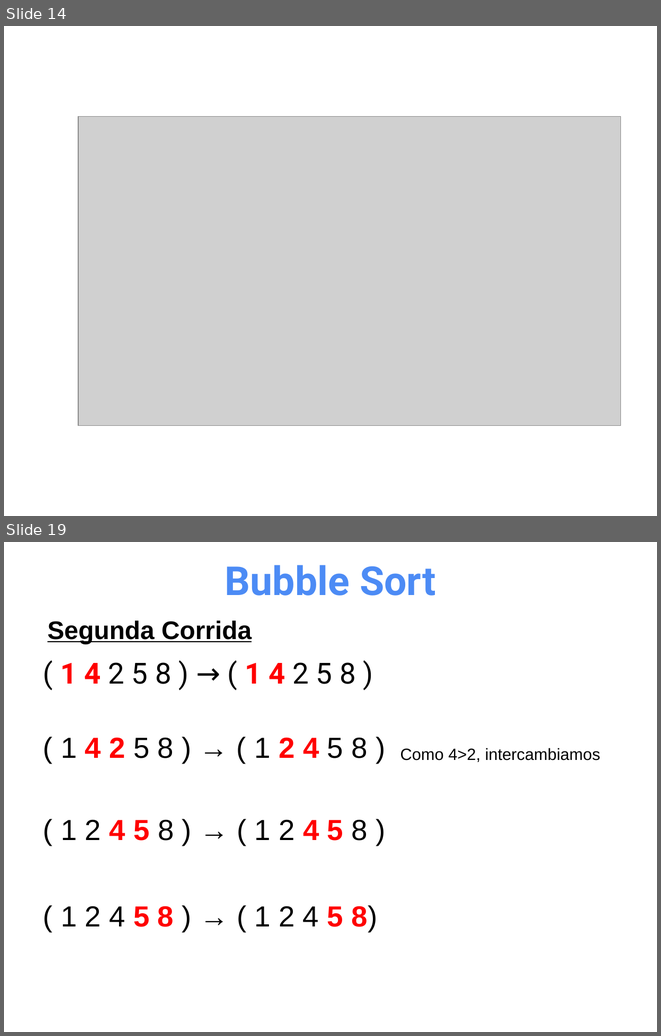
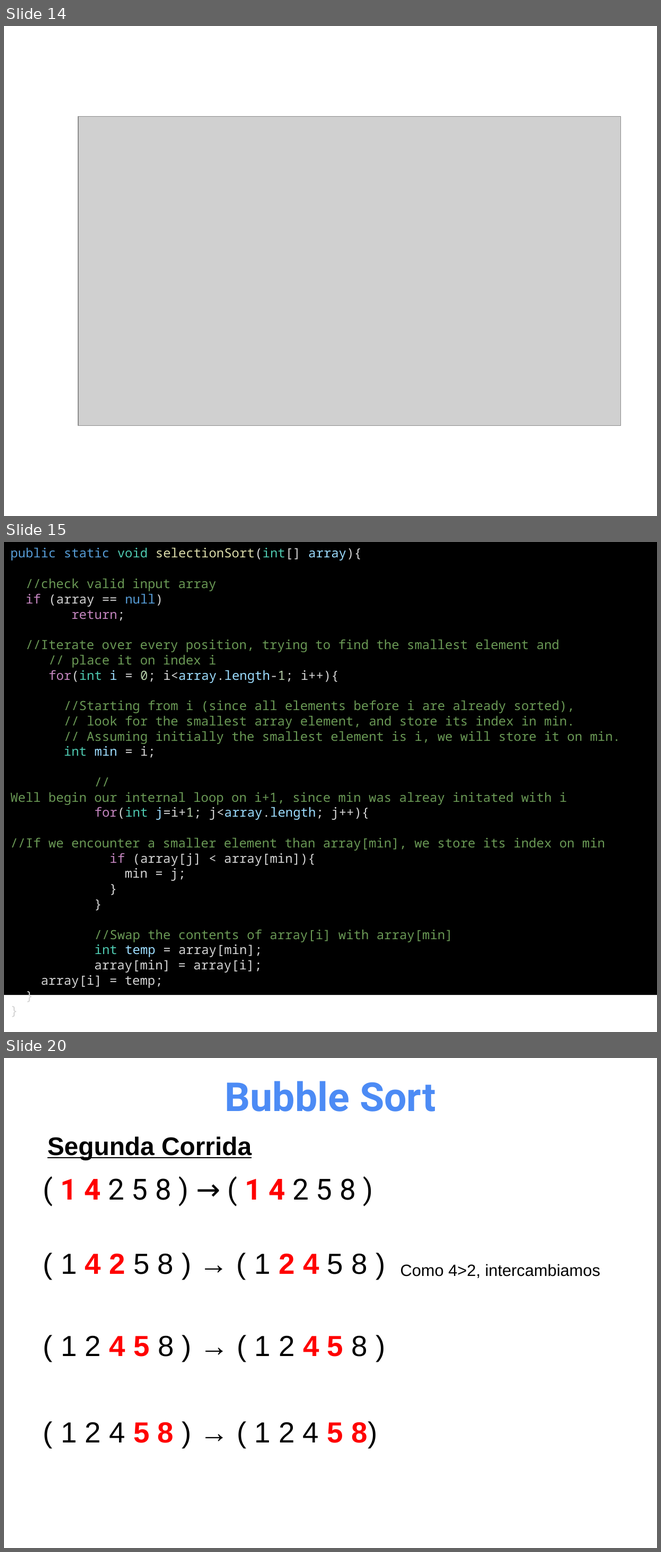
Before and after one commit to OMardil/INFO2, a slide deck: MOD02_Algoritmos_de_ordenamiento_y_busqueda/01 Presentacion/INFO2_MOD2-Ordenamiento_y_Busqueda.pptx. Shown one above the other, each under a label of ours: slides 14 and 19 before the commit, slides 14, 15 and 20 after it; the slides between them are not shown. The pictures are 661x1036 and 661x1552 pixels, drawn with LibreOffice and Linux fonts; fonts in the diff are those of the drawing; grey boxes stand for pictures. Boxes give left, top, right and bottom in pixels: in the first picture for what was removed or moved away, otherwise in the second. Text is boxed around its words. In the diff, an @@ line names an element or a change of style, - is before the commit and + after.

Commit message:
Selection and Bubble Sort

```diff
--- a/MOD02_Algoritmos_de_ordenamiento_y_busqueda/01 Presentacion/INFO2_MOD2-Ordenamiento_y_Busqueda.pptx
+++ b/MOD02_Algoritmos_de_ordenamiento_y_busqueda/01 Presentacion/INFO2_MOD2-Ordenamiento_y_Busqueda.pptx
@@ slide 15 added at [4,542,657,1032], background #FFFFFF @@
@@ rectangle added at [4,542,657,995], fill #000000, 14 pt, text #6A9955 @@
+public static void selectionSort(int[] array){
+//check valid input array
+if (array == null)
+return;
+//Iterate over every position, trying to find the smallest element and
+// place it on index i
+for(int i = 0; i<array.length-1; i++){
+//Starting from i (since all elements before i are already sorted),
+// look for the smallest array element, and store its index in min.
+// Assuming initially the smallest element is i, we will store it on min.
+int min = i;
+//Well begin our internal loop on i+1, since min was alreay initated with i
+for(int j=i+1; j<array.length; j++){
+//If we encounter a smaller element than array[min], we store its index on min
+if (array[j] < array[min]){
+min = j;
+}
+}
+//Swap the contents of array[i] with array[min]
+int temp = array[min];
+array[min] = array[i];
+array[i] = temp;
+}
+}
@@ what was slide 19 is now slide 20 @@
```
Also in this commit, not shown: 7 slides changed, 3 other slides added, 3 slides removed, 1 other file.
